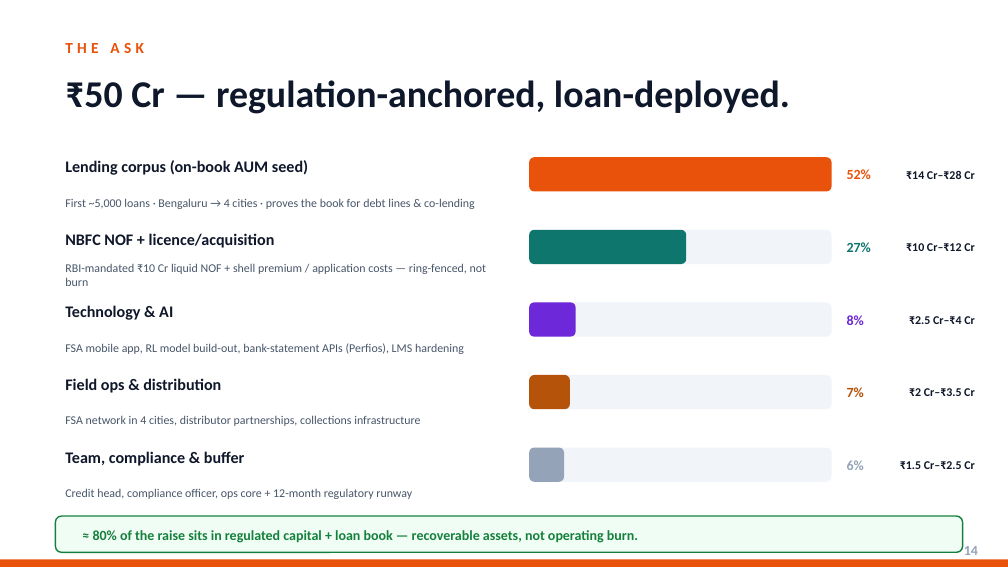
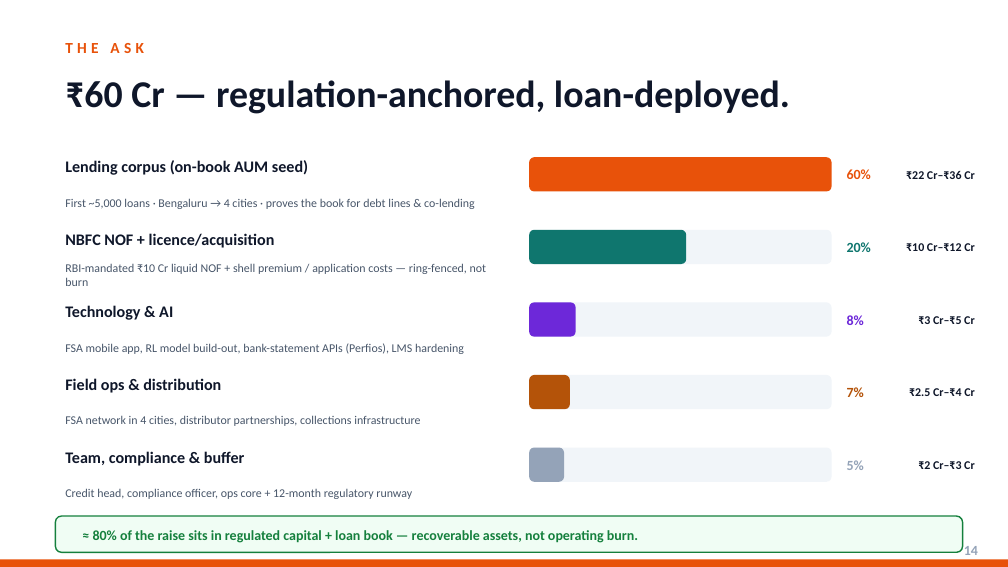
Before and after one commit to askgogo84/RasoiCapital, a slide deck: slide 14 of public/RasoiCapital_PitchDeck.pptx. Drawn at 1008x567 pixels with LibreOffice and Linux fonts; fonts in the diff are those of the drawing. Boxes give left, top, right and bottom in pixels: in the first picture for what was removed or moved away, otherwise in the second. Text is boxed around its words. In the diff, an @@ line names an element or a change of style, - is before the commit and + after.

```diff
--- a/public/RasoiCapital_PitchDeck.pptx
+++ b/public/RasoiCapital_PitchDeck.pptx
@@ text at [65,80,790,114]: text changed @@
-₹50 Cr — regulation-anchored, loan-deployed.
+₹60 Cr — regulation-anchored, loan-deployed.
@@ text at [847,169,871,179]: text changed @@
-52%
+60%
@@ text at [906,171,975,179]: text changed @@
-₹14 Cr–₹28 Cr
+₹22 Cr–₹36 Cr
@@ text at [847,242,871,252]: text changed @@
-27%
+20%
@@ text at [918,316,975,324]: text changed @@
-₹2.5 Cr–₹4 Cr
+₹3 Cr–₹5 Cr
@@ text at [909,388,975,396]: text changed @@
-₹2 Cr–₹3.5 Cr
+₹2.5 Cr–₹4 Cr
@@ text at [918,461,975,469]: text changed @@
-₹1.5 Cr–₹2.5 Cr
+₹2 Cr–₹3 Cr
```
Also in this commit, not shown: 4 other slides changed.
